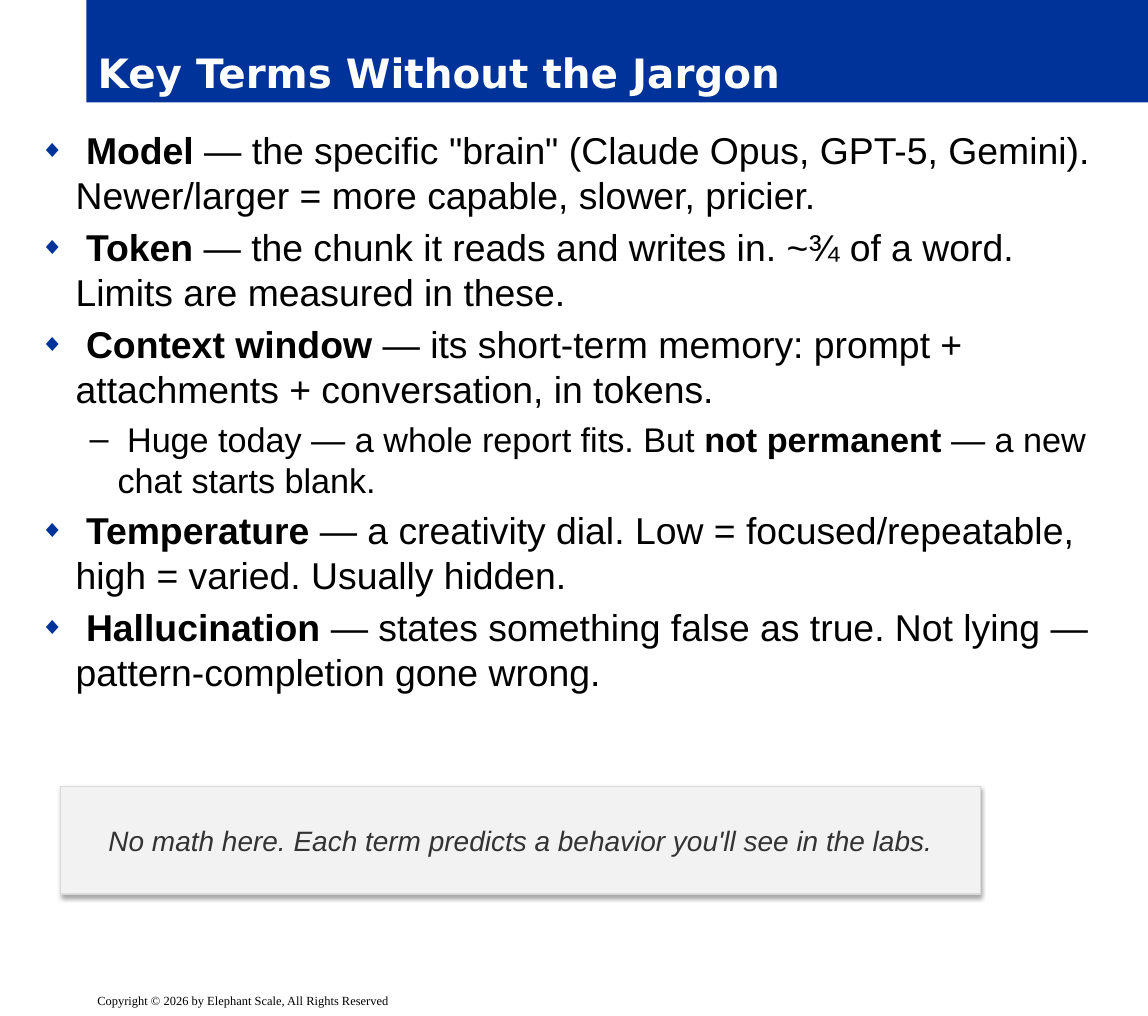
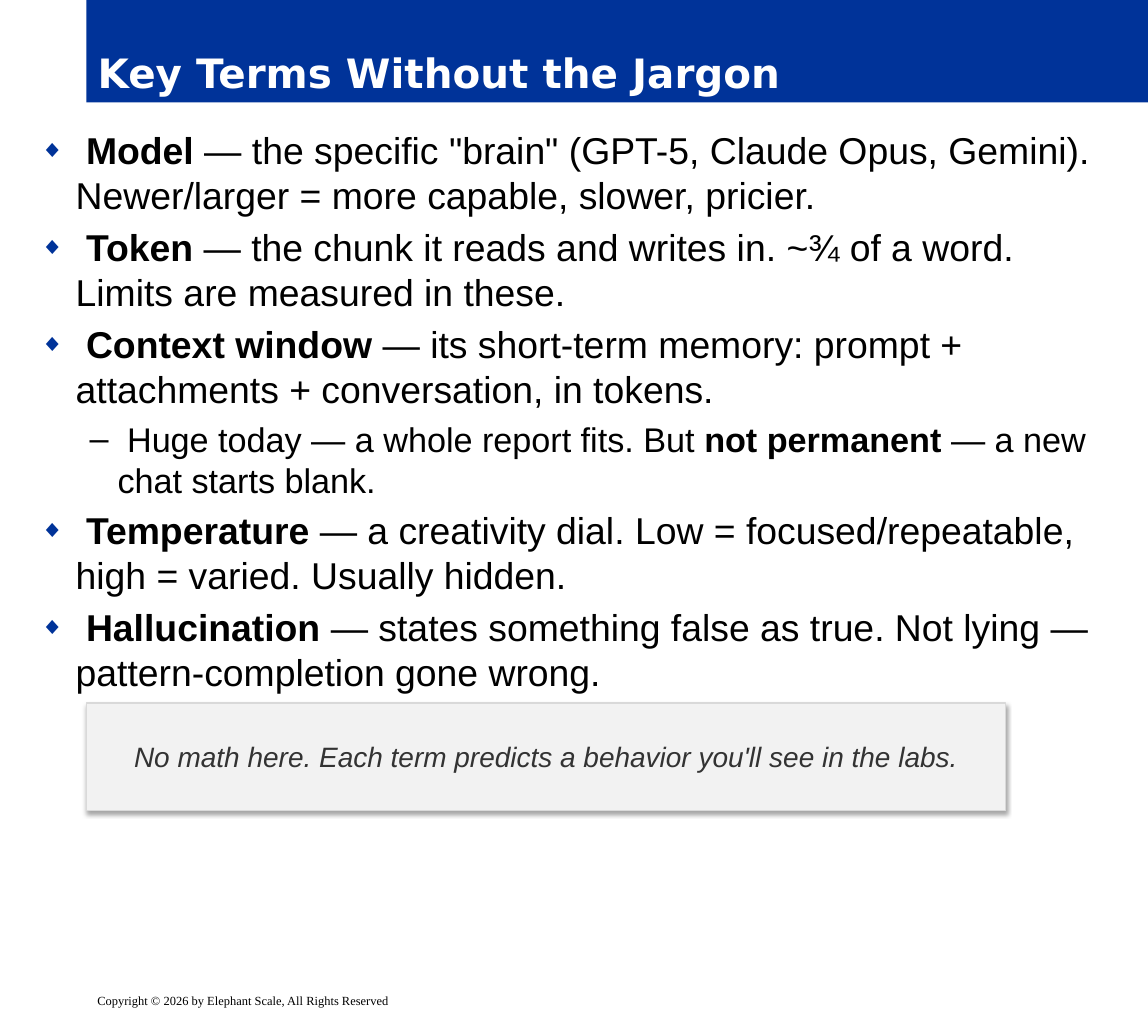
Before and after one commit to elephantscale/Prompt_Engineering_for_Business_Professionals, a slide deck: slide 5 of slides/release/01-how-ai-works.pptx. Drawn at 1148x1016 pixels with LibreOffice and Linux fonts; fonts in the diff are those of the drawing; background and template pictures are left out. Boxes give left, top, right and bottom in pixels: in the first picture for what was removed or moved away, otherwise in the second. Text is boxed around its words. In the diff, an @@ line names an element or a change of style, - is before the commit and + after.

```diff
--- a/slides/release/01-how-ai-works.pptx
+++ b/slides/release/01-how-ai-works.pptx
@@ text at bbox=[76, 137, 1089, 217]: text changed @@
-◆ Model — the specific "brain" (Claude Opus, GPT-5, Gemini). Newer/larger = more capable, slower, pricier.
+◆ Model — the specific "brain" (GPT-5, Claude Opus, Gemini). Newer/larger = more capable, slower, pricier.
@@ rectangle "No math here. Each term ...": place and size @@
-rectangle "No math here. Each term ..." at bbox=[60, 787, 980, 895]
+rectangle "No math here. Each term ..." at bbox=[86, 703, 1006, 811]
```
Also in this commit, not shown: 11 other slides changed, 1 other file.
